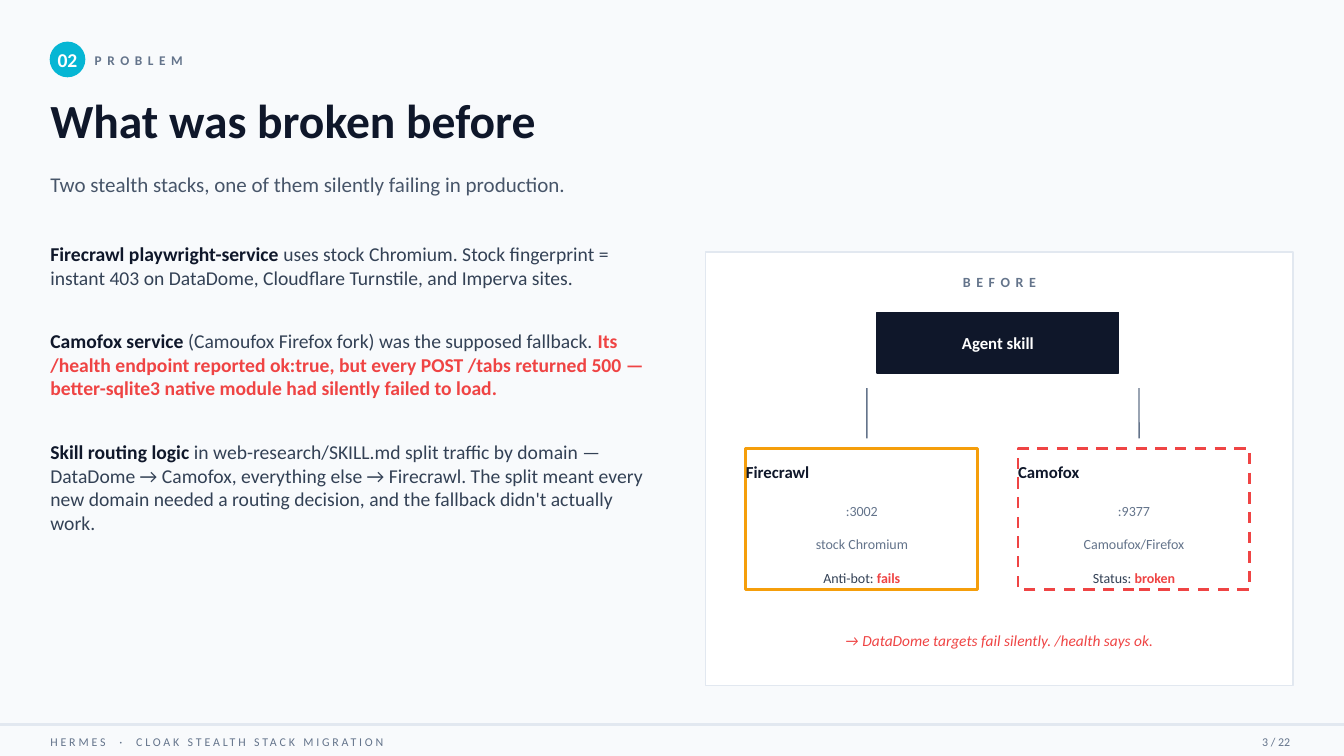
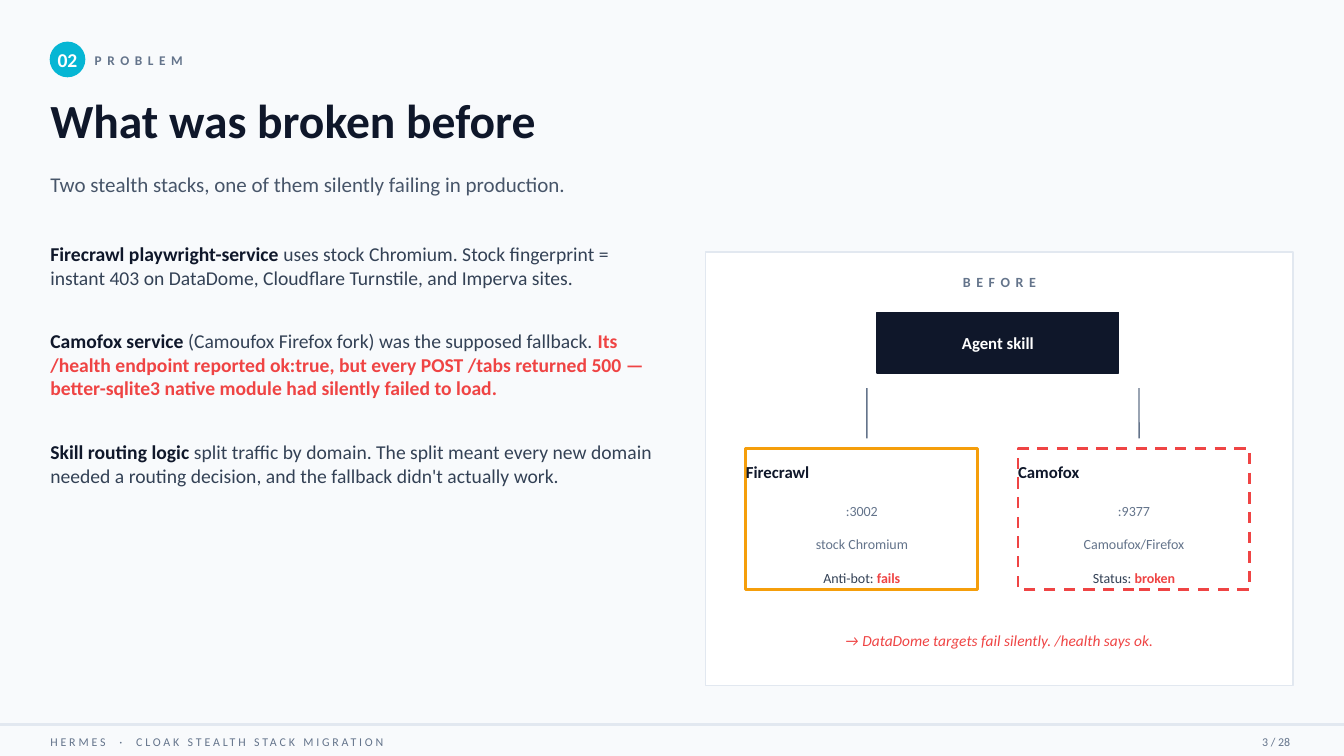
Before and after one commit to sergiocoding96/hermes-multi-agent, a slide deck: slide 3 of tower/docs/cloak-migration-brief-2026-05-17.pptx. Drawn at 1344x756 pixels with LibreOffice and Linux fonts; fonts in the diff are those of the drawing. Boxes give left, top, right and bottom in pixels: in the first picture for what was removed or moved away, otherwise in the second. Text is boxed around its words. In the diff, an @@ line names an element or a change of style, - is before the commit and + after.

```diff
--- a/tower/docs/cloak-migration-brief-2026-05-17.pptx
+++ b/tower/docs/cloak-migration-brief-2026-05-17.pptx
@@ text at <box>50,445,652,487</box>: text changed @@
-Skill routing logic in web-research/SKILL.md split traffic by domain — DataDome → Camofox, everything else → Firecrawl. The split meant every new domain needed a routing decision, and the fallback didn't actually work.
+Skill routing logic split traffic by domain. The split meant every new domain needed a routing decision, and the fallback didn't actually work.
@@ text at <box>1262,738,1290,746</box>: text changed @@
-3 / 22
+3 / 28
```
Also in this commit, not shown: 20 other slides changed, 6 slides added, 1 other file.
